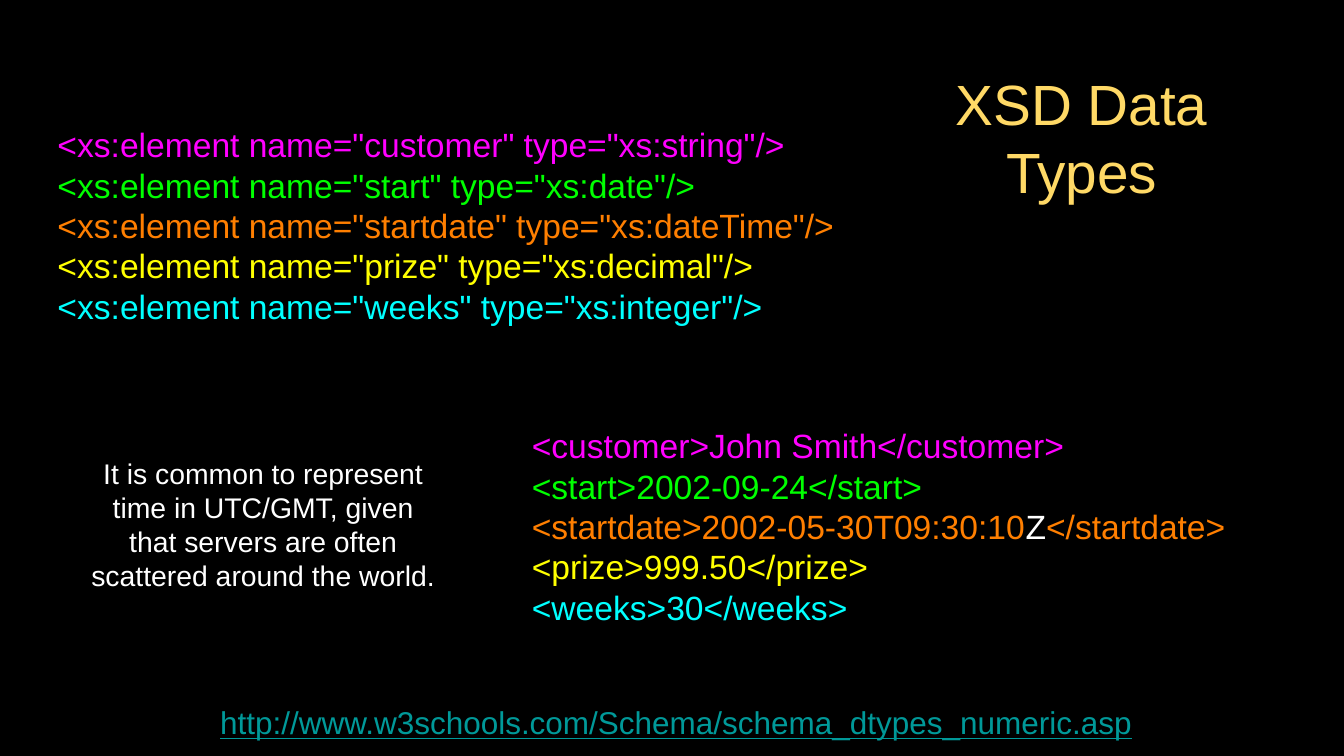
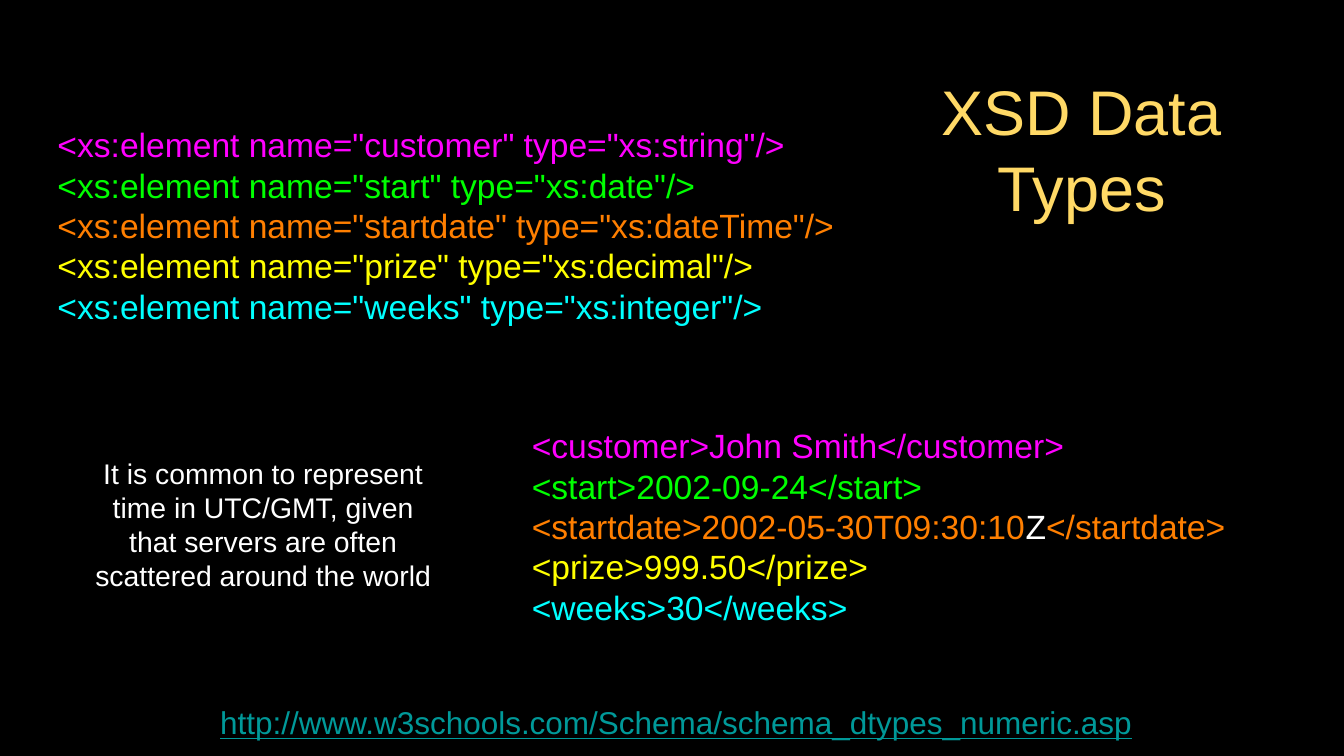
Before and after one commit to csev/py4e, a slide deck: slide 23 of lectures3/Pythonlearn-13-WebServices.pptx. Drawn at 1344x756 pixels with LibreOffice and Linux fonts; fonts in the diff are those of the drawing. Boxes give left, top, right and bottom in pixels: in the first picture for what was removed or moved away, otherwise in the second. Text is boxed around its words. In the diff, an @@ line names an element or a change of style, - is before the commit and + after.

```diff
--- a/lectures3/Pythonlearn-13-WebServices.pptx
+++ b/lectures3/Pythonlearn-13-WebServices.pptx
@@ title "XSD Data Types" at (x1=942, y1=91, x2=1221, y2=222): size 54 to 60 pt @@
@@ text at (x1=95, y1=463, x2=431, y2=587): text changed @@
-It is common to represent time in UTC/GMT, given that servers are often scattered around the world.
+It is common to represent time in UTC/GMT, given that servers are often scattered around the world
```
Also in this commit, not shown: 26 other slides changed, 1 slide added, 1 slide removed.
